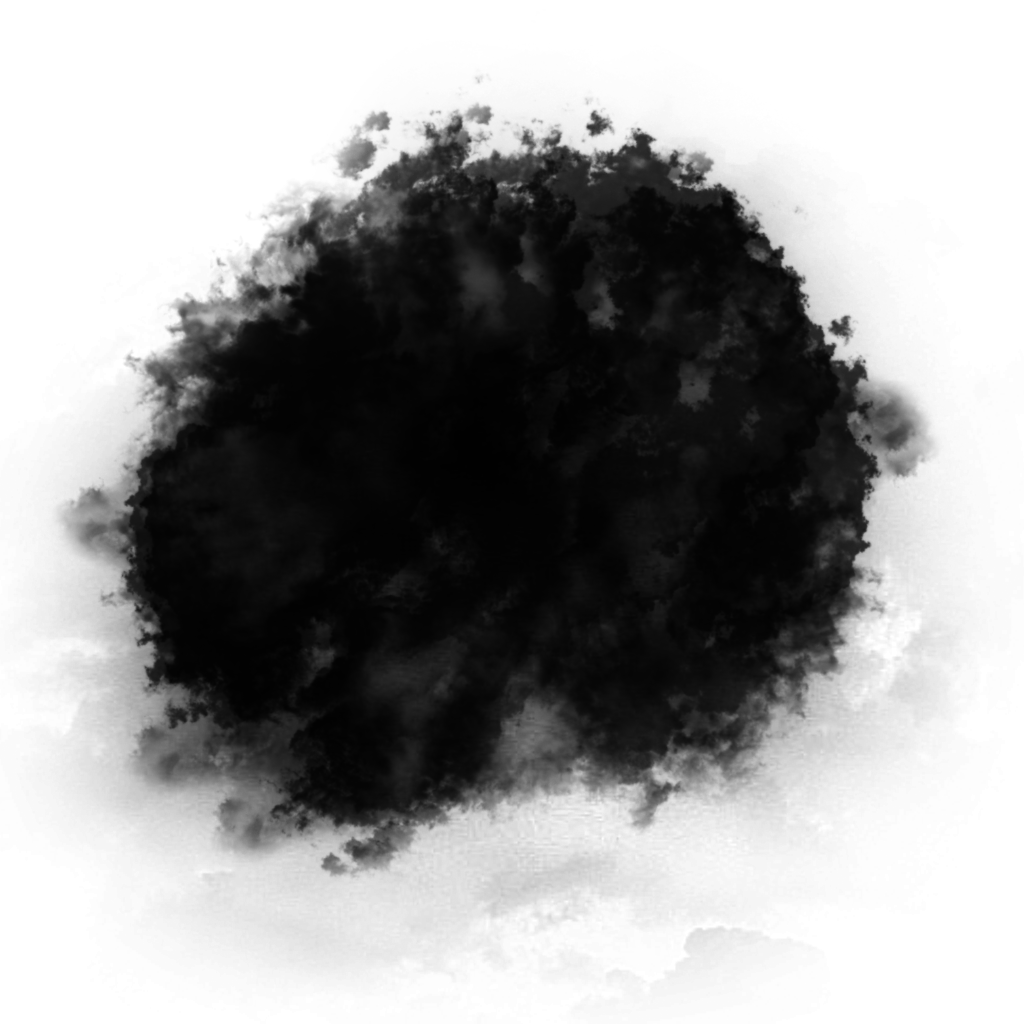
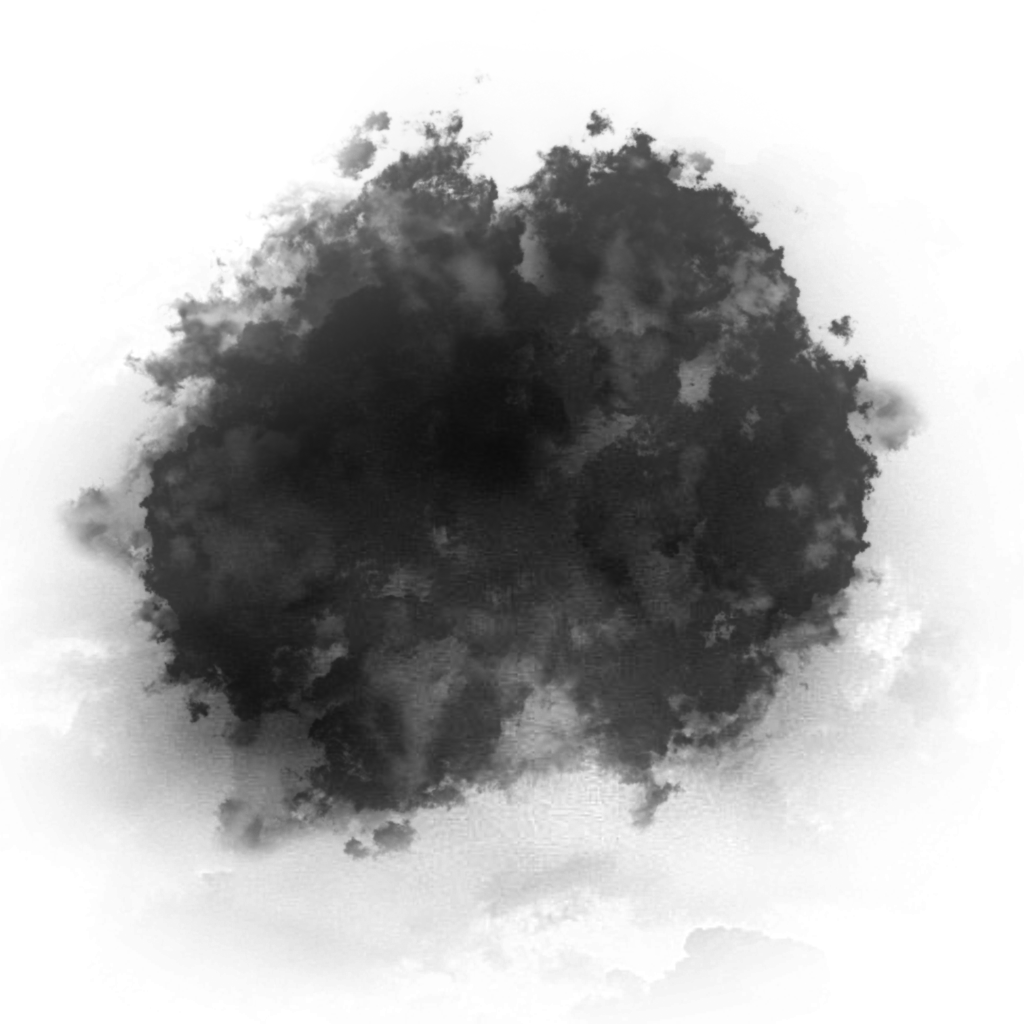
Layer changes from the first 1024×1024 image to the second:
"Layer 6": opacity 86% → 70% over 47, 73, 944, 890
hid "Layer 0", opacity 85% → 70% over 47, 73, 944, 890
